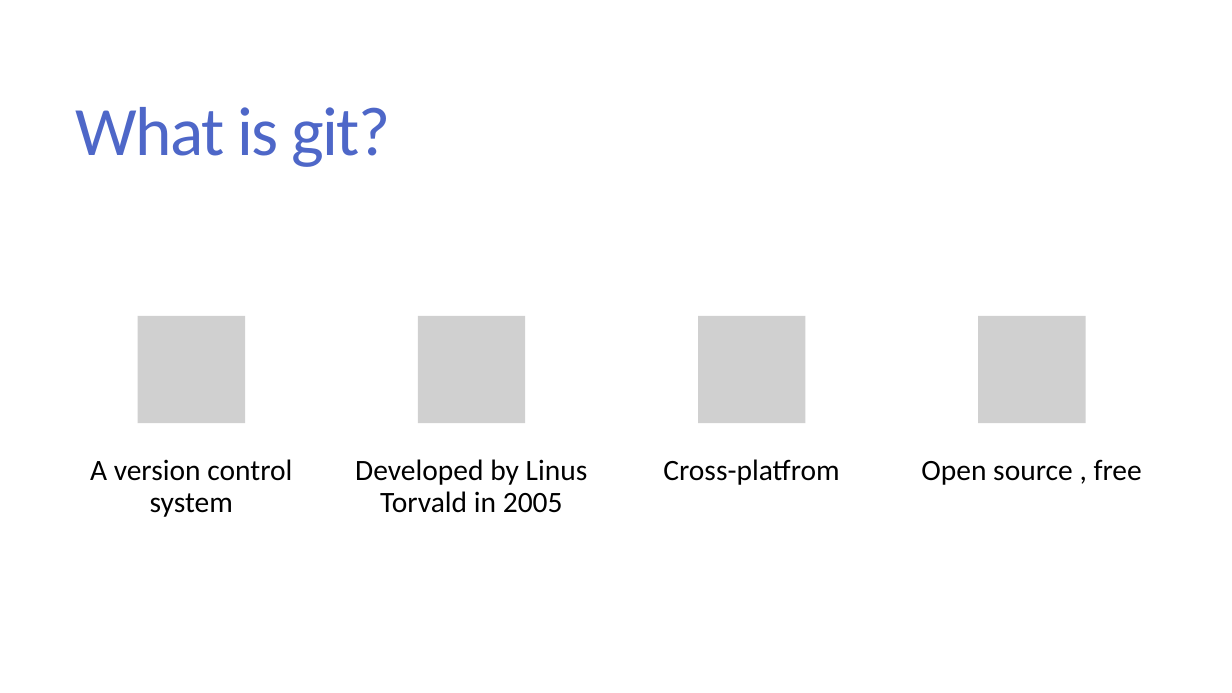
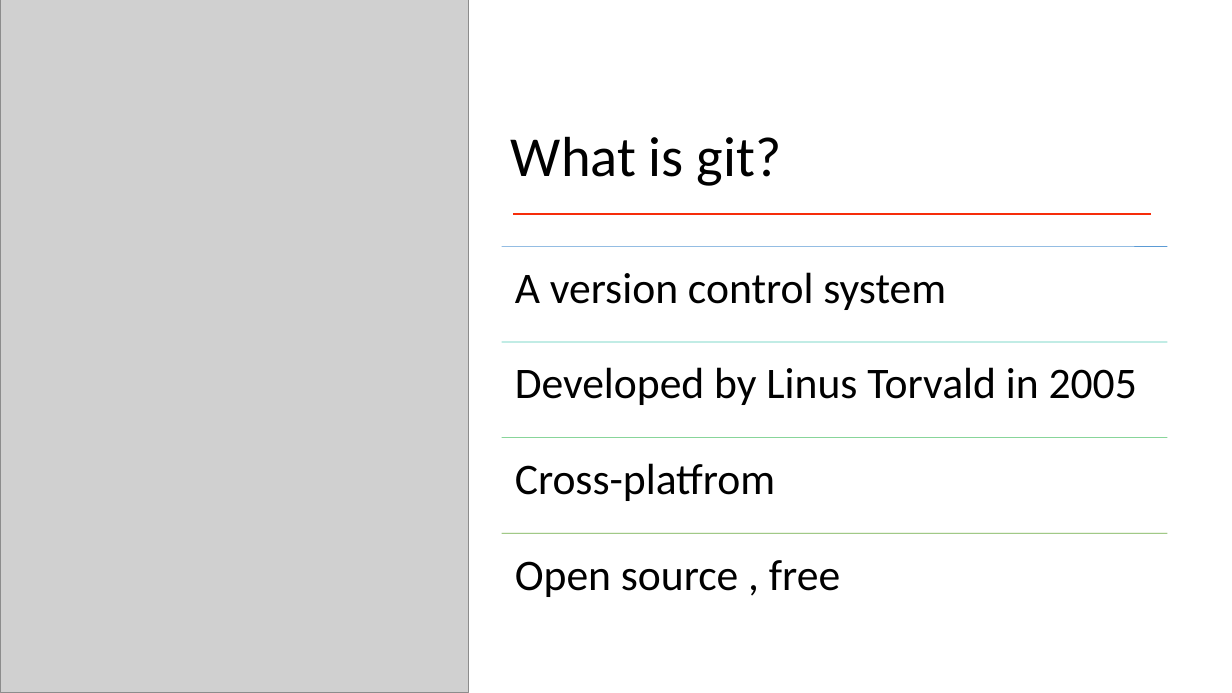
Before and after one commit to diwashrestha/program-and-talks, a slide deck: slide 5 of Working with git and GitHub/Working with Git and GitHub.pptx (slide 4 before the commit). Drawn at 1232x693 pixels with LibreOffice and Linux fonts; fonts in the diff are those of the drawing; grey boxes stand for pictures. Boxes give left, top, right and bottom in pixels: in the first picture for what was removed or moved away, otherwise in the second. Text is boxed around its words. In the diff, an @@ line names an element or a change of style, - is before the commit and + after.

```diff
--- a/Working with git and GitHub/Working with Git and GitHub.pptx
+++ b/Working with git and GitHub/Working with Git and GitHub.pptx
@@ picture added at [0,0,469,693] @@
@@ title "What is git?": place and size @@
-title "What is git?" at [76,107,391,167]
+title "What is git?" at [511,136,781,186]
@@ title "What is git?" at [511,136,781,186]: size 54 to 44 pt, text colour #4E67C8 to #000000, letter spacing -1.2 to 0 pt; line spacing 0.85 to 0.9; vertical alignment middle to bottom @@
@@ line added from (514, 213) to (1152, 213), #F62D0A 1.5 pt @@
@@ text "A version control system": place and size @@
-text "A version control system" at [90,459,292,517]
+text "A version control system" at [515,272,946,310]
@@ group removed at [138,316,1086,423]: 4 pictures @@
@@ text "Developed by Linus Torvald in ...": place and size @@
-text "Developed by Linus Torvald in ..." at [355,459,588,513]
+text "Developed by Linus Torvald in ..." at [515,367,1137,405]
@@ text "Cross-platfrom": place and size @@
-text "Cross-platfrom" at [663,459,839,485]
+text "Cross-platfrom" at [515,463,775,501]
@@ size 23 to 34 pt; alignment centre to left; line spacing 0.9 to 1; more space between paragraphs in 4 elements at [515,463,775,501], [515,272,946,310], [515,367,1137,405], [515,560,840,597] @@
@@ text "Open source , free": place and size @@
-text "Open source , free" at [921,459,1142,485]
+text "Open source , free" at [515,560,840,597]
@@ group added at [502,247,1167,533]: 4 lines @@
```
Also in this commit, not shown: 12 other slides changed, 6 slides added, 3 slides removed.
